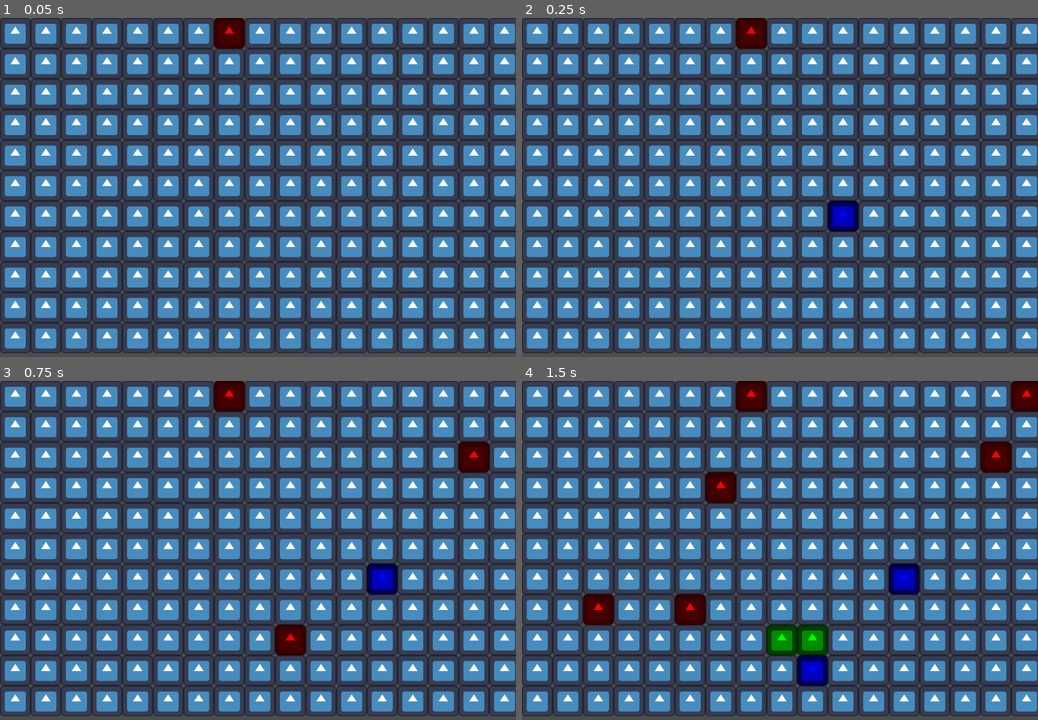
Above: before the commit, frames 1-4 (two rows, left to right).
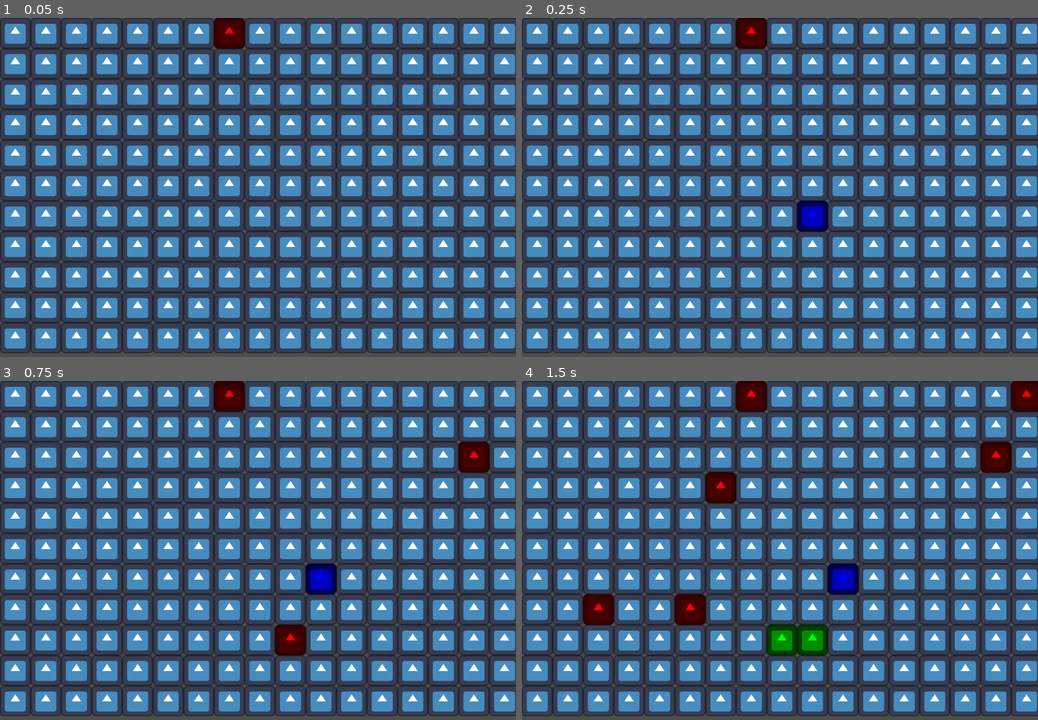
Above: after the commit, the same moments.

Repository: dqdthanhthanh/snake_pixel_game
Game: Godot game, scene res://main_game.tscn
Two runs of this game, one before a commit and one after it. Both use one fixed random seed, a clock stepped at 60 frames per second and the inputs below. The engine's default icon, where the game draws it, is replaced by a stand-in: a white triangle on a blue panel in a dark square.
Inputs:
- Up to frame 1 (0.05 s): no input
- Up to frame 2 (0.25 s): no input
- Up to frame 3 (0.75 s): tap Enter (ui_accept) at 0.5 s; hold Right (ui_right) from 0.53 s (still down)
- Up to frame 4 (1.5 s): tap Enter (ui_accept) at 0.77, 1.25 s; release Right (ui_right) at 1.28 s; hold Down (ui_down) from 1.28 s (still down)

Frame 1 is identical in both runs. In frame 2, 1.1% of the frame differs, in the area x 53-66%, y 53-63%; in frame 3, 1.1%; in frame 4, 1.6%, in the area x 53-77%, y 53-90%.
Error before the commit: Invalid access of index '0' on a base object of type: 'Array'. (res://main_game.gd:158)
Error after the commit: Invalid access of index '0' on a base object of type: 'Array'. (res://main_game.gd:174)

Commit message:
op features snake change head

Diff:
--- a/main_game.gd
+++ b/main_game.gd
@@ -3,10 +3,9 @@
 @export var pixel_ins:PackedScene
 
 var game_end:bool = false
-var snake_skill:bool = false
 var key_input:int = 3
 var time:float
-var snake_speed:float = 0.1
+var snake_speed:float = 0.2
 var board:Array
 var pixel_board:Array
 var point:Sprite2D
@@ -18,6 +17,7 @@
 var temp_snake_body:Array
 var snake_start_body:Array
 var snake_end_body:Array
+var snake_change:bool = false
 
 signal key_changed(key:int)
 
@@ -47,22 +47,38 @@
 	create_point()
 
 func on_key_changed(key:int):
-	prints("key_________",key,key_input,"_____")
+	#prints("key_________",key,key_input,"_____")
 	# di chuyen doc
 	if key != key_input:
 		if snake_body.size() > 1:
 			if (key < 2 and key_input < 2) or (key > 1 and key_input > 1):
-				#prints("snake_skill_________",key,key_input,"_____",true)
-				snake_skill = true
+				snake_change = true
 			else:
-				#prints("snake_skill_________",key,key_input,"_____",false)
-				snake_skill = false
-			if snake_skill == true:
-				"""
-
-				"""
-				#prints("Change input")
-				#prints(snake_body[snake_body.size()-2],snake_body[snake_body.size()-1])
+				snake_change = false
+			if snake_change == true:
+				var end0:Array = snake_body[snake_body.size()-2]
+				var end1:Array = snake_body[snake_body.size()-1]
+				# doc
+				if end0[1] == end1[1]:
+					if end0[0] == board[0].size()-1 and end1[0] == 0:
+						key = 0
+					elif end0[0] == 0 and end1[0] == board[0].size()-1:
+						key = 1
+					elif end0[0] > end1[0]:
+						key = 0
+					elif end0[0] < end1[0]:
+						key = 1
+				# ngang
+				elif end0[0] == end1[0]:
+					if end0[1] == 0 and end1[1] == board.size()-1:
+						key = 2
+					elif end0[1] == board.size()-1 and end1[1] == 0:
+						key = 3
+					elif end0[1] > end1[1]:
+						key = 2
+					elif end0[1] < end1[1]:
+						key = 3
+
 				var temp0:Array = []
 				var temp1:Array = []
 				for i in range(snake_body.size()-1,-1,-1):
@@ -108,7 +124,7 @@
 
 		# eat
 		var point:Sprite2D = pixel_board[snake_body[0][0]][snake_body[0][1]]
-		if point.modulate == Color.GREEN and snake_skill == false:
+		if point.modulate == Color.GREEN and snake_change == false:
 			game_end = true
 			prints("")
 			prints("Game End")
